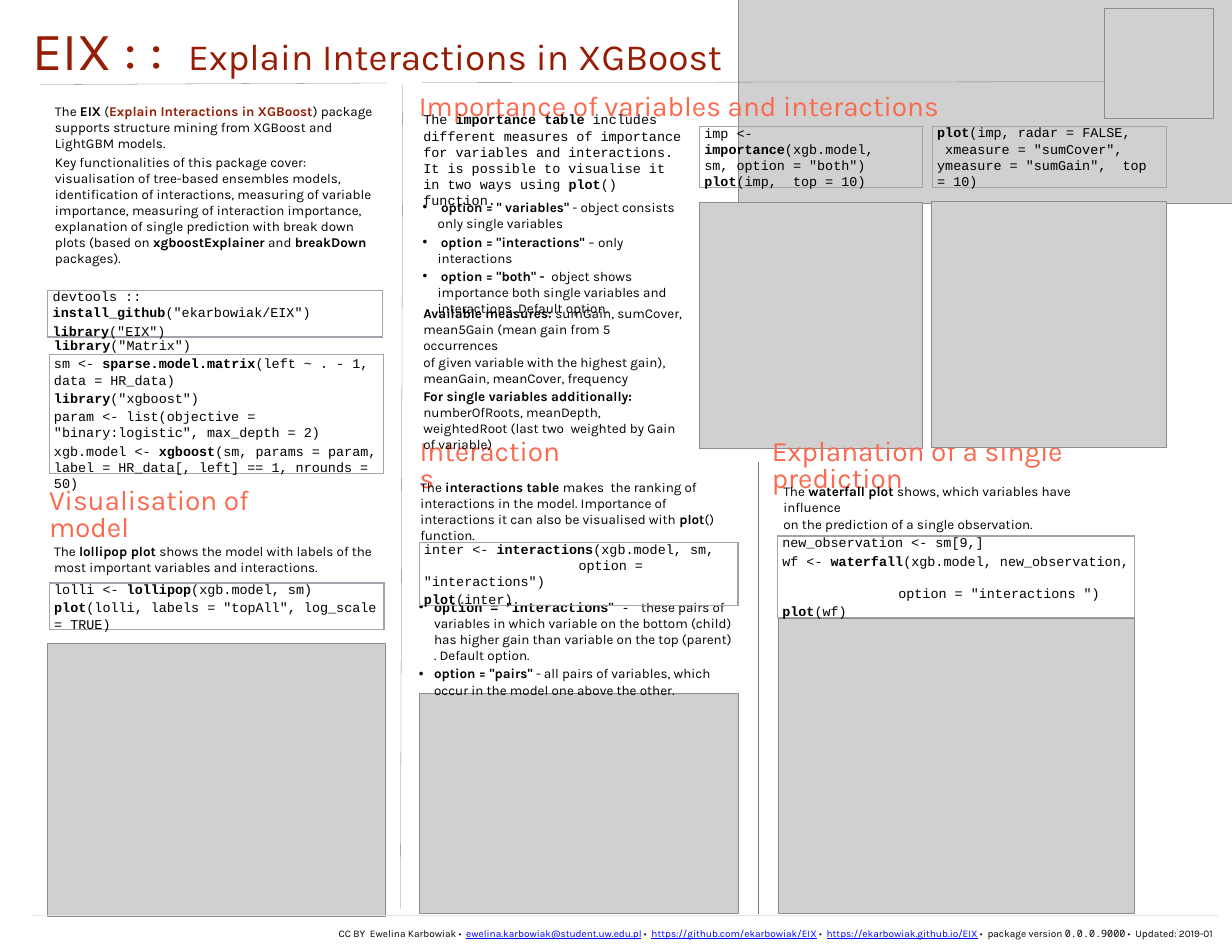
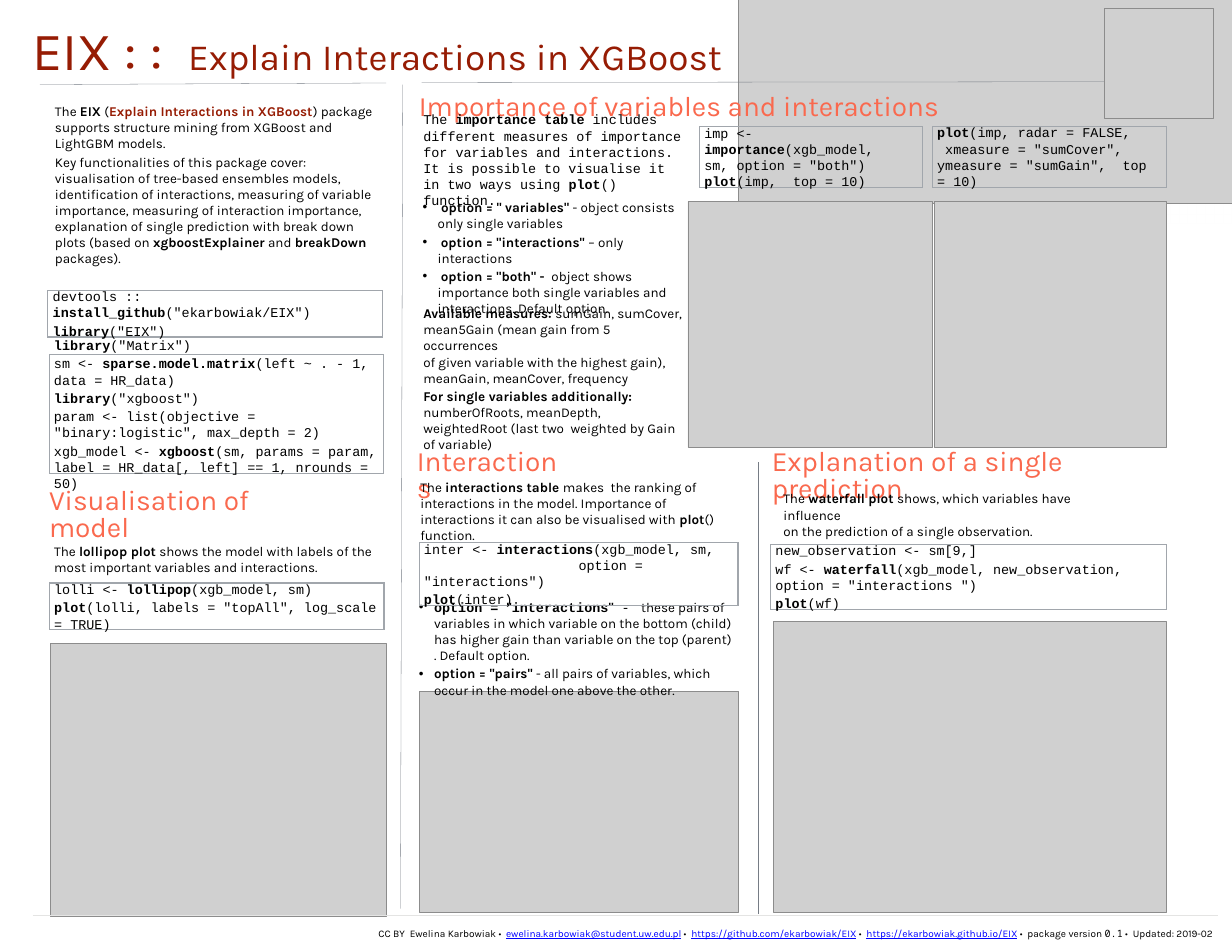
Before and after one commit to ModelOriented/EIX, a slide deck: slide 1 of cheatsheets/EIX.pptx. Drawn at 1232x952 pixels with LibreOffice and Linux fonts; fonts in the diff are those of the drawing; grey boxes stand for pictures; background and template pictures are left out. Boxes give left, top, right and bottom in pixels: in the first picture for what was removed or moved away, otherwise in the second. Text is boxed around its words. In the diff, an @@ line names an element or a change of style, - is before the commit and + after.

```diff
--- a/cheatsheets/EIX.pptx
+++ b/cheatsheets/EIX.pptx
@@ text in rectangle at (704,128,873,190): text changed @@
-imp <- importance(xgb.model, sm, option = "both")
-plot(imp, top = 10)
+imp <- importance(xgb_model, sm, option = "both")
+plot(imp, top = 10)
@@ picture: place and size @@
-picture at (699,202,922,449)
+picture at (688,202,932,447)
@@ text in rectangle at (54,446,376,475): text changed @@
-xgb.model <- xgboost(sm, params = param, label = HR_data[, left] == 1, nrounds = 50)
+xgb_model <- xgboost(sm, params = param, label = HR_data[, left] == 1, nrounds = 50)
@@ text "Explanation of a single prediction": place and size @@
-text "Explanation of a single prediction" at (772,436,1063,495)
+text "Explanation of a single prediction" at (772,446,1063,505)
@@ text "The waterfall plot shows, which ...": place and size @@
-text "The waterfall plot shows, which ..." at (783,484,1071,532)
+text "The waterfall plot shows, which ..." at (783,491,1071,539)
@@ text in rectangle at (424,544,714,589): text changed @@
-inter <- interactions(xgb.model, sm,
-option = "interactions")
+inter <- interactions(xgb_model, sm,
+option = "interactions")
@@ rectangle "new_observation <- sm[9,]": place and size @@
-rectangle "new_observation <- sm[9,]" at (777,536,1134,618)
+rectangle "new_observation <- sm[9,]" at (771,544,1166,610)
@@ text in rectangle at (775,564,1122,593): text changed @@
-wf <- waterfall(xgb.model, new_observation,
-option = "interactions ")
+wf <- waterfall(xgb_model, new_observation, option = "interactions ")
@@ text in rectangle at (54,584,312,597): text changed @@
-lolli <- lollipop(xgb.model, sm)
+lolli <- lollipop(xgb_model, sm)
@@ picture: place and size @@
-picture at (778,618,1134,914)
+picture at (773,622,1166,913)
@@ text at (378,929,1212,940): text changed @@
-CC BY Ewelina Karbowiak • ewelina.karbowiak@student.uw.edu.pl • https://github.com/ekarbowiak/EIX • https://ekarbowiak.github.io/EIX • package version 0.0.0.9000 • Updated: 2019-01
+CC BY Ewelina Karbowiak • ewelina.karbowiak@student.uw.edu.pl • https://github.com/ekarbowiak/EIX • https://ekarbowiak.github.io/EIX • package version 0.1 • Updated: 2019-02
```
Also in this commit, not shown: 58 other files.
